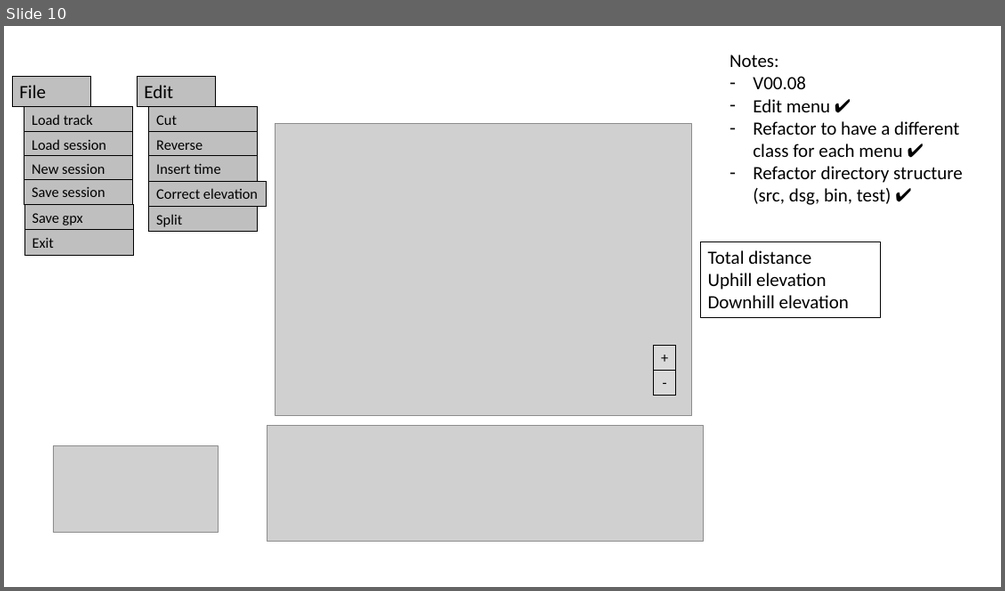
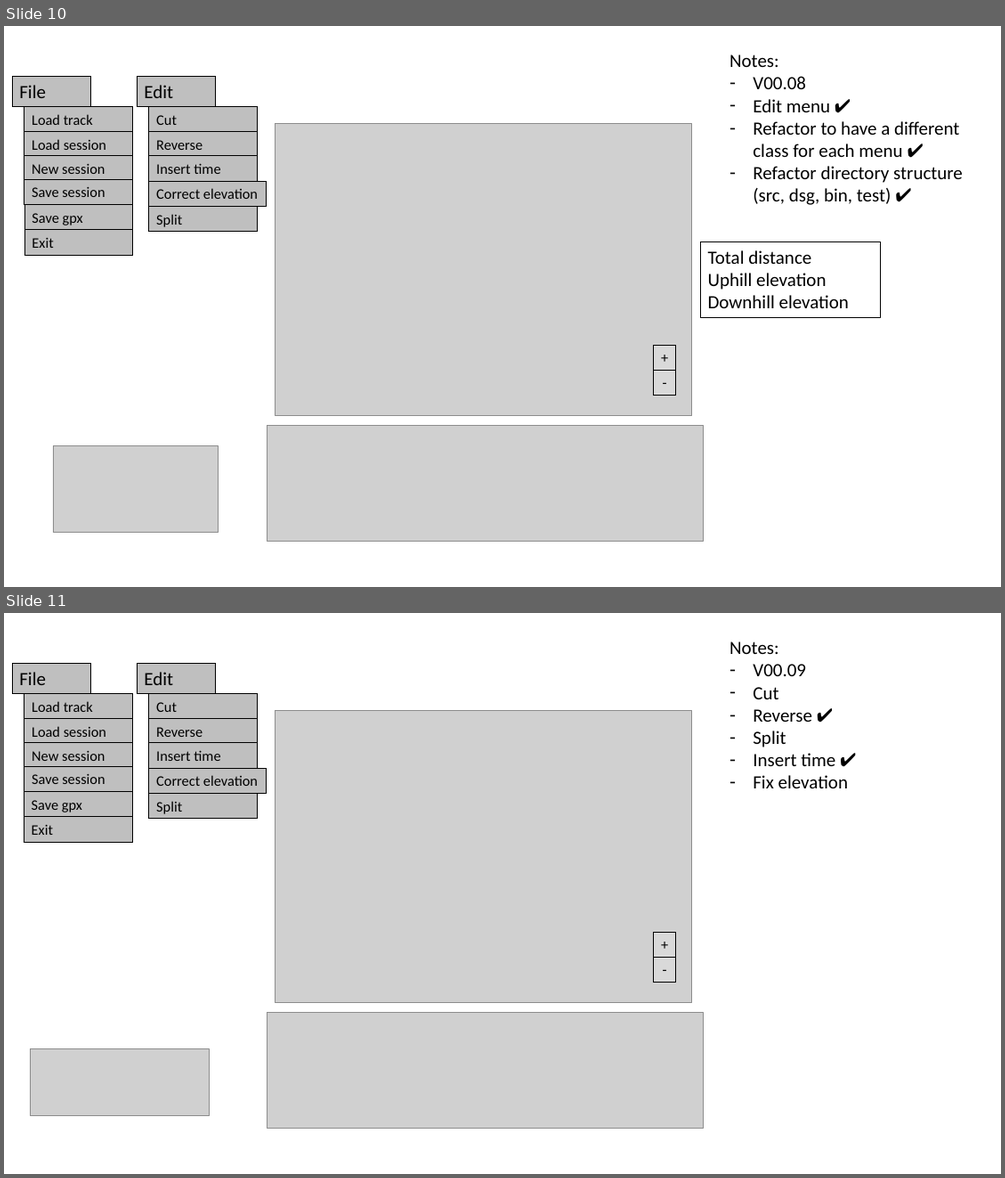
Before and after one commit to TrackEditor/TrackEditor, a slide deck: docs/gui_design.pptx. Shown one above the other, each under a label of ours: slide 10 before the commit, slides 10 and 11 after it. The pictures are 1005x591 and 1005x1178 pixels, drawn with LibreOffice and Linux fonts; fonts in the diff are those of the drawing; grey boxes stand for pictures. Boxes give left, top, right and bottom in pixels: in the first picture for what was removed or moved away, otherwise in the second. Text is boxed around its words. In the diff, an @@ line names an element or a change of style, - is before the commit and + after.

Commit message:
Add time option implementation - New window to insert initial timestamp and speed - Add new column to track dataframe - Include timestamp in saved gpx files

```diff
--- a/docs/gui_design.pptx
+++ b/docs/gui_design.pptx
@@ slide 11 added at <box>4,613,1001,1174</box>, background #FFFFFF @@
@@ rectangle added at <box>12,664,91,694</box>, fill #BFBFBF, outline #000000 0.75 pt, 18 pt, text #000000 @@
+File
@@ rectangle added at <box>138,664,217,694</box>, fill #BFBFBF, outline #000000 0.75 pt, 18 pt, text #000000 @@
+Edit
@@ text added at <box>729,641,848,788</box>, 18 pt, text #000000 @@
+Notes:
+– V00.09
+– Cut
+– Reverse ✔
+– Split
+– Insert time ✔
+– Fix elevation
@@ rectangle added at <box>24,694,133,719</box>, fill #BFBFBF, outline #000000 0.75 pt, 14 pt, text #000000 @@
+Load track
@@ rectangle added at <box>24,719,133,745</box>, fill #BFBFBF, outline #000000 0.75 pt, 14 pt, text #000000 @@
+Load session
@@ rectangle added at <box>149,694,258,719</box>, fill #BFBFBF, outline #000000 0.75 pt, 14 pt, text #000000 @@
+Cut
@@ rectangle added at <box>149,719,258,745</box>, fill #BFBFBF, outline #000000 0.75 pt, 14 pt, text #000000 @@
+Reverse
@@ picture added at <box>275,711,691,1003</box> @@
@@ rectangle added at <box>24,743,133,769</box>, fill #BFBFBF, outline #000000 0.75 pt, 14 pt, text #000000 @@
+New session
@@ rectangle added at <box>149,743,258,769</box>, fill #BFBFBF, outline #000000 0.75 pt, 14 pt, text #000000 @@
+Insert time
@@ rectangle added at <box>24,766,133,792</box>, fill #BFBFBF, outline #000000 0.75 pt, 14 pt, text #000000 @@
+Save session
@@ rectangle added at <box>149,768,267,793</box>, fill #BFBFBF, outline #000000 0.75 pt, 14 pt, text #000000 @@
+Correct elevation
@@ rectangle added at <box>24,792,133,817</box>, fill #BFBFBF, outline #000000 0.75 pt, 14 pt, text #000000 @@
+Save gpx
@@ rectangle added at <box>149,793,258,819</box>, fill #BFBFBF, outline #000000 0.75 pt, 14 pt, text #000000 @@
+Split
@@ rectangle added at <box>24,817,133,843</box>, fill #BFBFBF, outline #000000 0.75 pt, 14 pt, text #000000 @@
+Exit
@@ rectangle added at <box>654,932,676,957</box>, fill #D9D9D9, outline #000000 0.75 pt, 14 pt, text #000000 @@
++
@@ rectangle added at <box>654,957,676,982</box>, fill #D9D9D9, outline #000000 0.75 pt, 14 pt, text #000000 @@
+-
@@ picture added at <box>267,1013,704,1127</box> @@
@@ picture added at <box>30,1049,209,1116</box> @@
```
Also in this commit, not shown: 2 slides changed, 1 other slide added, 2 other files.
